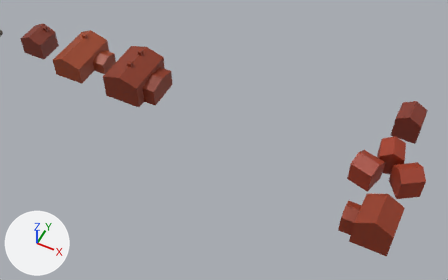
An edit to the glTF model dist/data/models.glb, drawn before and after from the same camera.
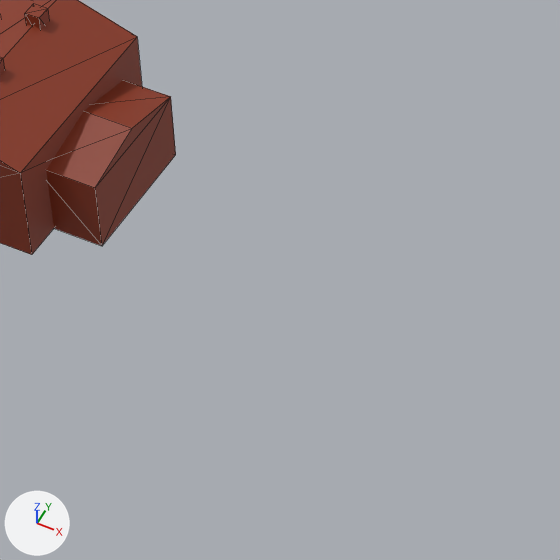
Old and new are each drawn from a 50 mm camera at (8.88, -5.4, 6.8) aimed at (6.03, 0.3, -0.32) and again close up on the part from 29% to 58% of the width and 17% to 64% of the height. Arrows for +X, +Y and +Z are at lower left; the lights stay in place. The older version's two pictures come first. The close-ups show mesh edges as thin lines. Where no turn or scale is listed for an object, it has been applied to the vertices.

Objects in the first close-up: 'house.006'.
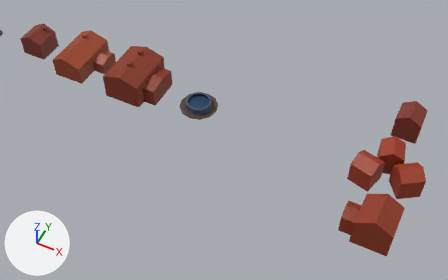
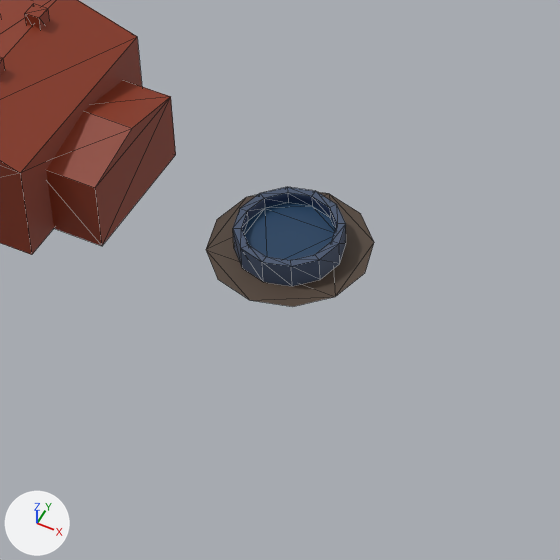
The change, as a list of edits to the scene's bpy script:
```text
Add me_fountain:
    me_fountain.from_pydata(...)  # 60 vertices, 92 faces; spans x -0.3..0.3, y -0.3..0.3, z 0.0..0.1
    me_fountain.materials.append(mat_material)  # picture img_palette
Add ob_fountain:
    ob_fountain = bpy.data.objects.new('fountain', me_fountain)
    ob_fountain.location = (5.5, 0.5, 0.0)
```

Pixel boxes (x1, y1, x2, y2) of what changed, in the close-ups (560 x 560 px):
'fountain', added
    after: (206, 187, 374, 307)
